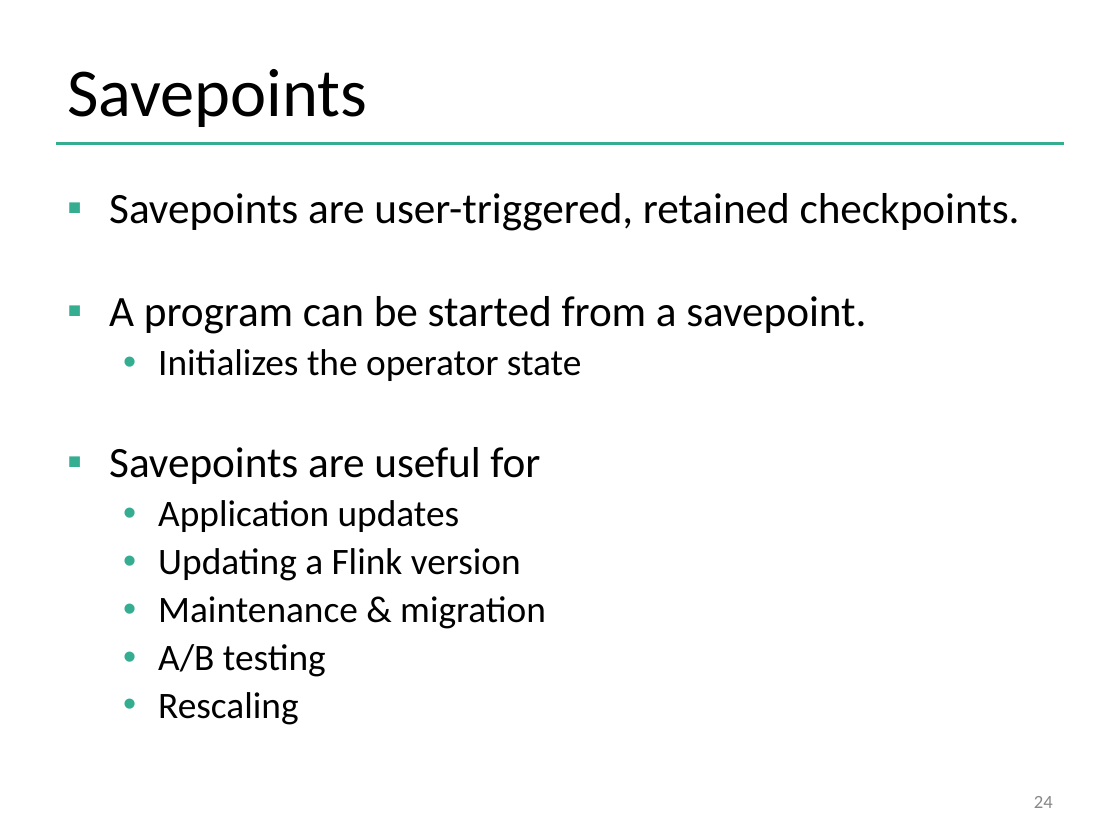
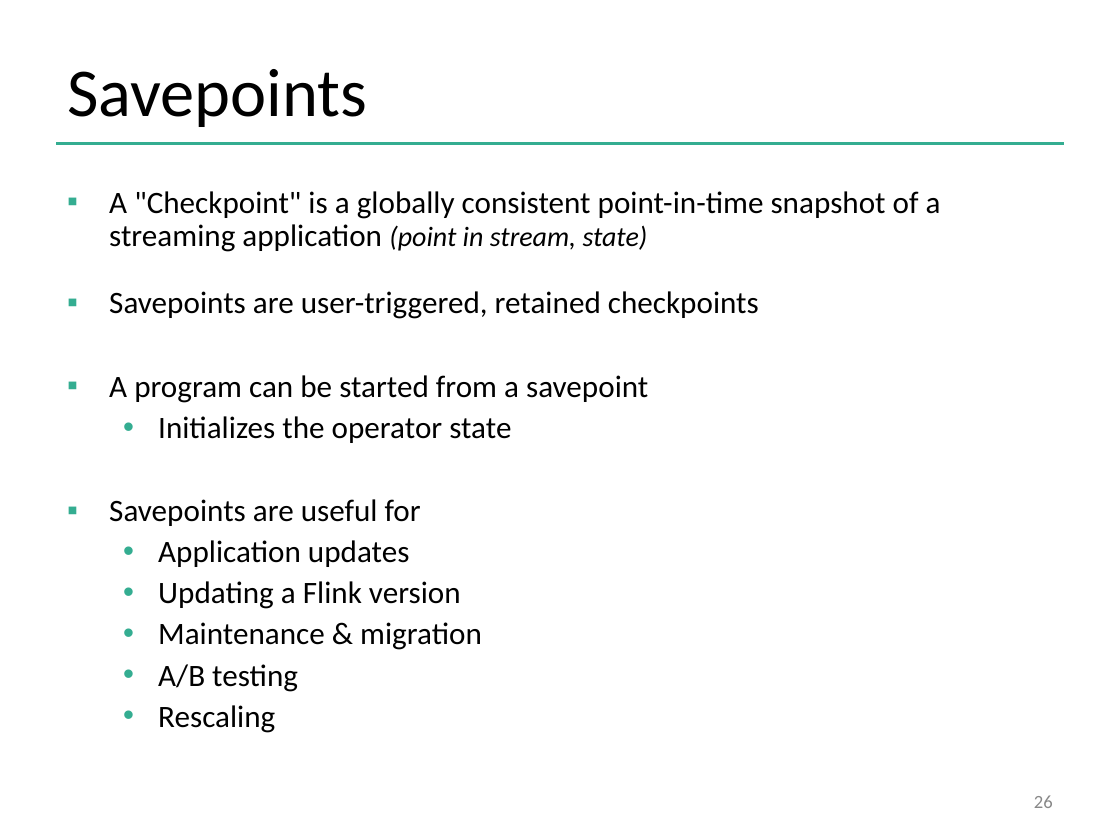
Before and after one commit to dataArtisans/flink-training-web, a slide deck: slide 26 of slides/flink_stream_statefulOps.pptx (slide 24 before the commit). Drawn at 1120x840 pixels with LibreOffice and Linux fonts; fonts in the diff are those of the drawing; background and template pictures are left out. Boxes give left, top, right and bottom in pixels: in the first picture for what was removed or moved away, otherwise in the second. Text is boxed around its words. In the diff, an @@ line names an element or a change of style, - is before the commit and + after.

```diff
--- a/slides/flink_stream_statefulOps.pptx
+++ b/slides/flink_stream_statefulOps.pptx
@@ text at (109,191,941,403): text changed; size 27.8 to 20 pt @@
-▪ Savepoints are user-triggered, retained checkpoints.
-▪ A program can be started from a savepoint.
+▪ A "Checkpoint" is a globally consistent point-in-time snapshot of a streaming application (point in stream, state)
+▪ Savepoints are user-triggered, retained checkpoints
+▪ A program can be started from a savepoint
@@ text at (109,416,511,733): size 24.1 to 20 pt in "Initializes the operator state", "Application updates", "Updating a Flink version", "Maintenance & migration" and 2 more places; size 27.8 to 20 pt in "Savepoints are useful for" @@
@@ page number at (1034,795,1053,808): text changed @@
-24
+26
```
Also in this commit, not shown: 2 other slides changed, 2 slides added, 5 other files.
